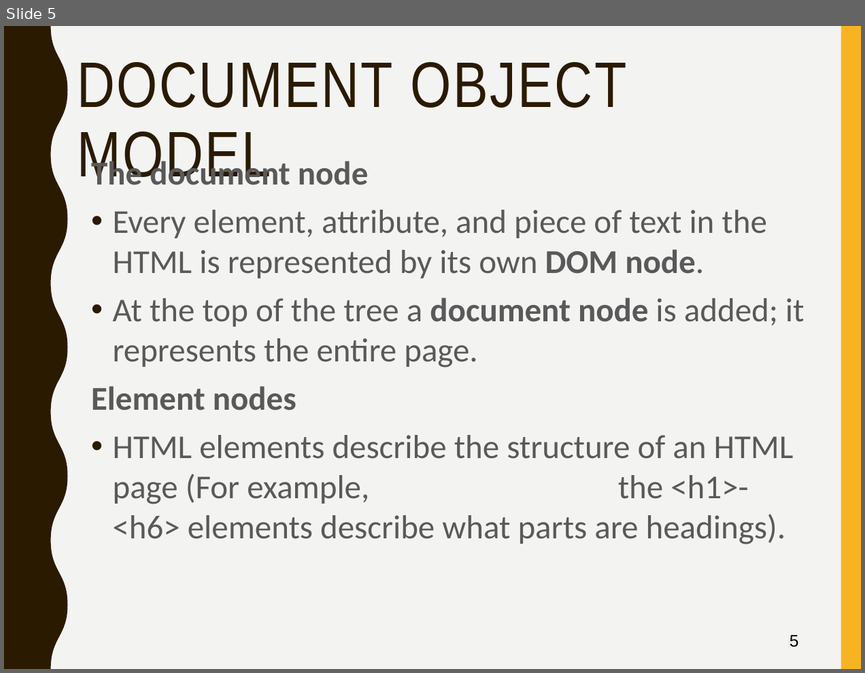
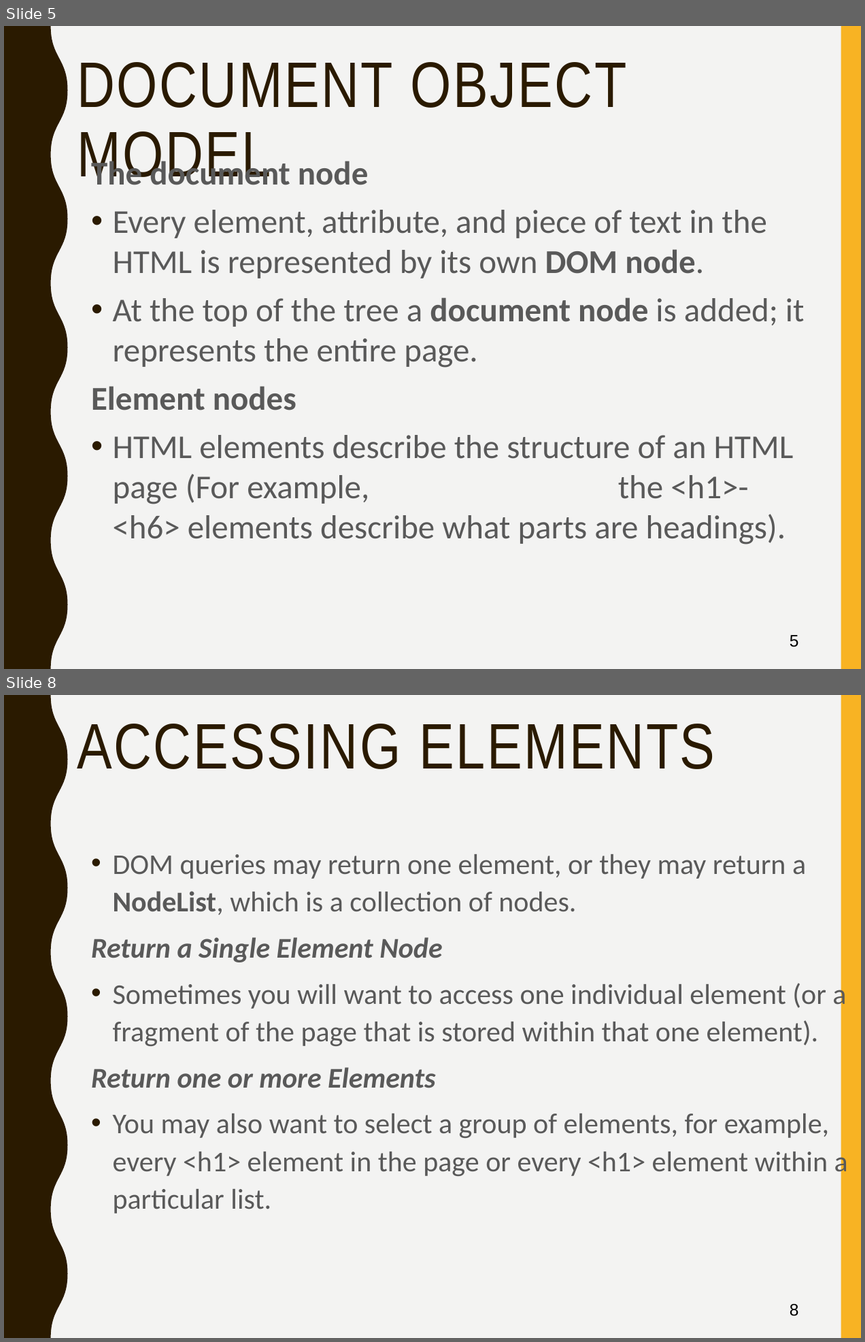
Before and after one commit to mlyngweb1/Website-Development-2-src, a slide deck: topic-04-JavaScript-3/talk-1/talk-1.pptx. Shown one above the other, each under a label of ours: slide 5 before the commit, slides 5 and 8 after it; the slides between them are not shown. The pictures are 865x673 and 865x1342 pixels, drawn with LibreOffice and Linux fonts; fonts in the diff are those of the drawing. Boxes give left, top, right and bottom in pixels: in the first picture for what was removed or moved away, otherwise in the second. Text is boxed around its words. In the diff, an @@ line names an element or a change of style, - is before the commit and + after.

```diff
--- a/topic-04-JavaScript-3/talk-1/talk-1.pptx
+++ b/topic-04-JavaScript-3/talk-1/talk-1.pptx
@@ slide 8 added at (4,695,861,1338), background #F3F3F2; not listed: 2 template elements that a slide beside it also shows @@
@@ title added at (77,724,715,769), 54 pt, text #2A1A00 @@
+ACCESSING ELEMENTS
@@ text added at (91,854,848,1213), 24 pt, text #595959 @@
+• DOM queries may return one element, or they may return a NodeList, which is a collection of nodes.
+Return a Single Element Node
+• Sometimes you will want to access one individual element (or a fragment of the page that is stored within that one element).
+Return one or more Elements
+• You may also want to select a group of elements, for example, every <h1> element in the page or every <h1> element within a particular list.
@@ page number added at (789,1304,799,1316), 14 pt, text #000000 @@
+8
```
Also in this commit, not shown: 4 slides changed, 19 other slides added, 41 slides removed, 18 other files.
